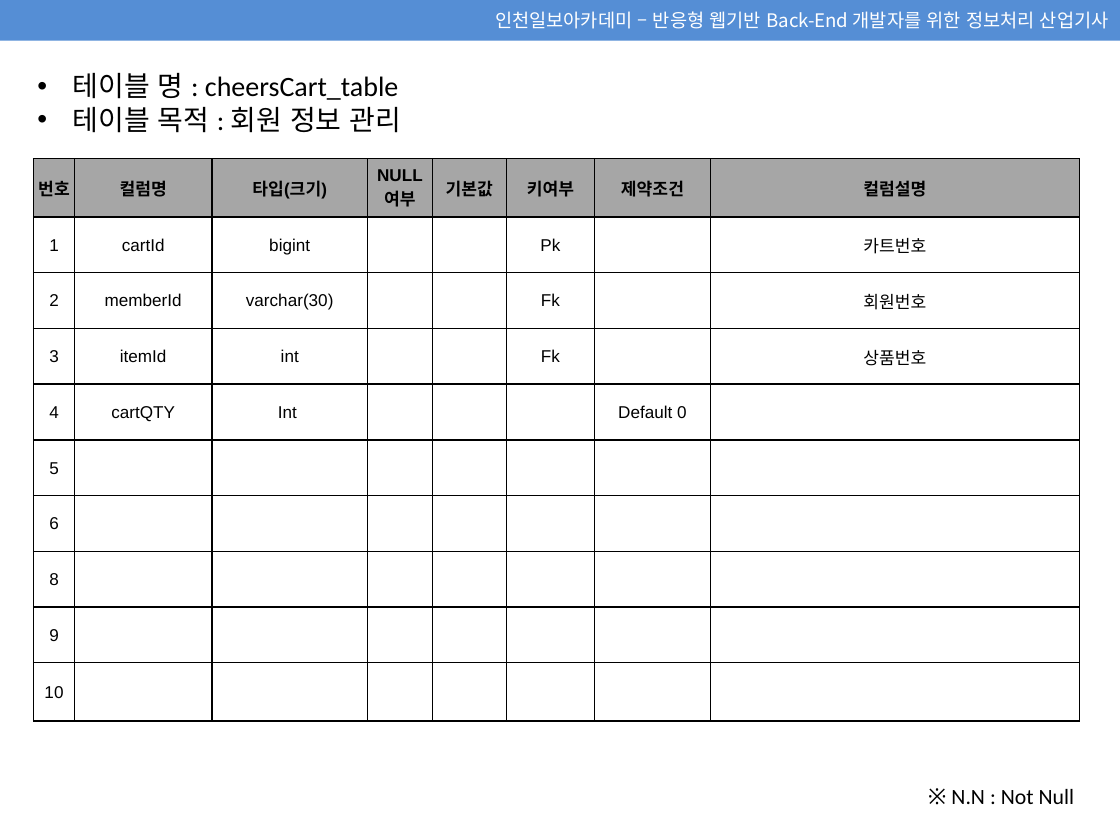
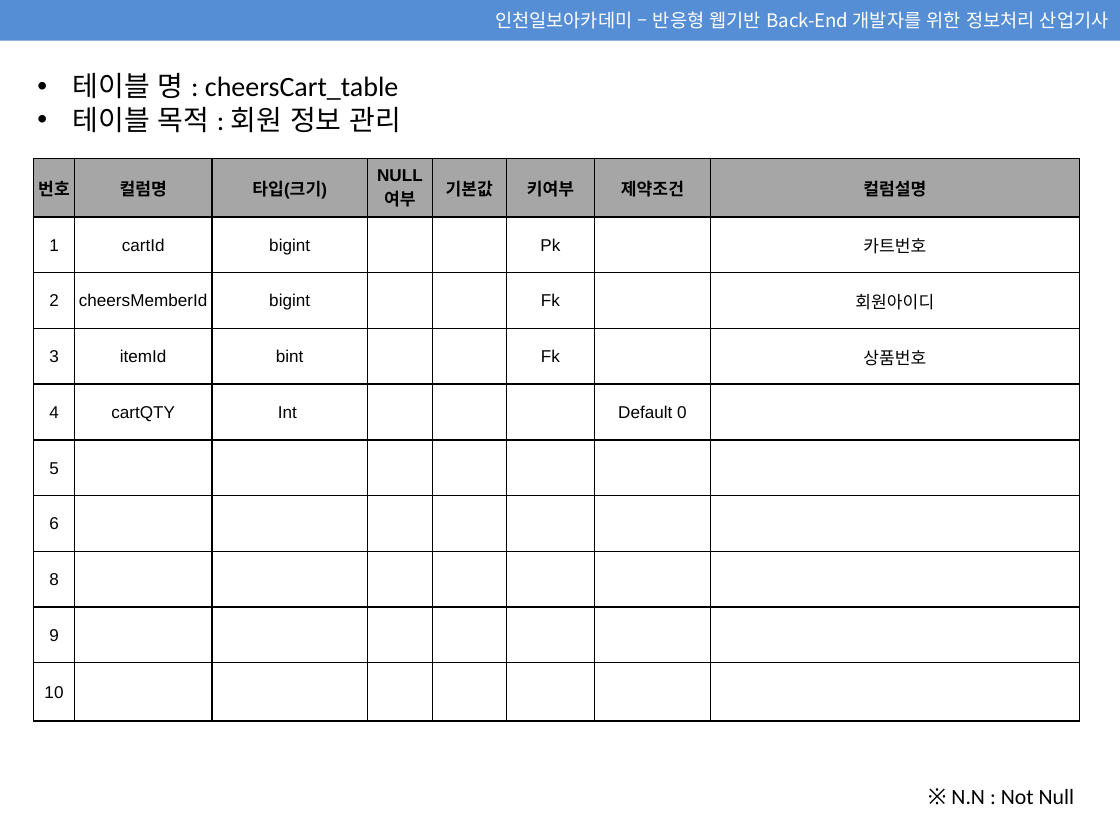
Before and after one commit to jsb0095/CheersMall, a slide deck: slide 6 of 02_DB 진수빈 수정본.pptx. Drawn at 1120x840 pixels with LibreOffice and Linux fonts; fonts in the diff are those of the drawing. Boxes give left, top, right and bottom in pixels: in the first picture for what was removed or moved away, otherwise in the second. Text is boxed around its words. In the diff, an @@ line names an element or a change of style, - is before the commit and + after.

```diff
--- a/02_DB 진수빈 수정본.pptx
+++ b/02_DB 진수빈 수정본.pptx
@@ table at [34, 159, 1080, 721] @@
-row 3: 2 | memberId | varchar(30) |  |  | Fk |  | 회원번호
+row 3: 2 | cheersMemberId | bigint |  |  | Fk |  | 회원아이디
-row 4, column 3: int
+row 4, column 3: bint
```
Also in this commit, not shown: 19 other files.
